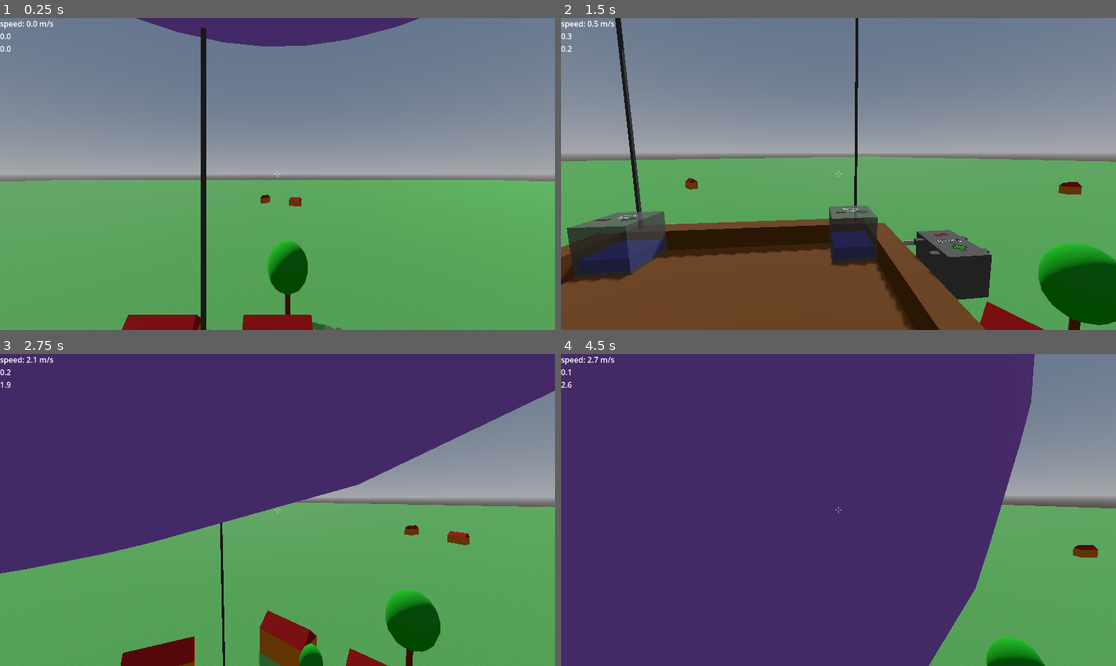
Above: before the commit, frames 1-4 (two rows, left to right).
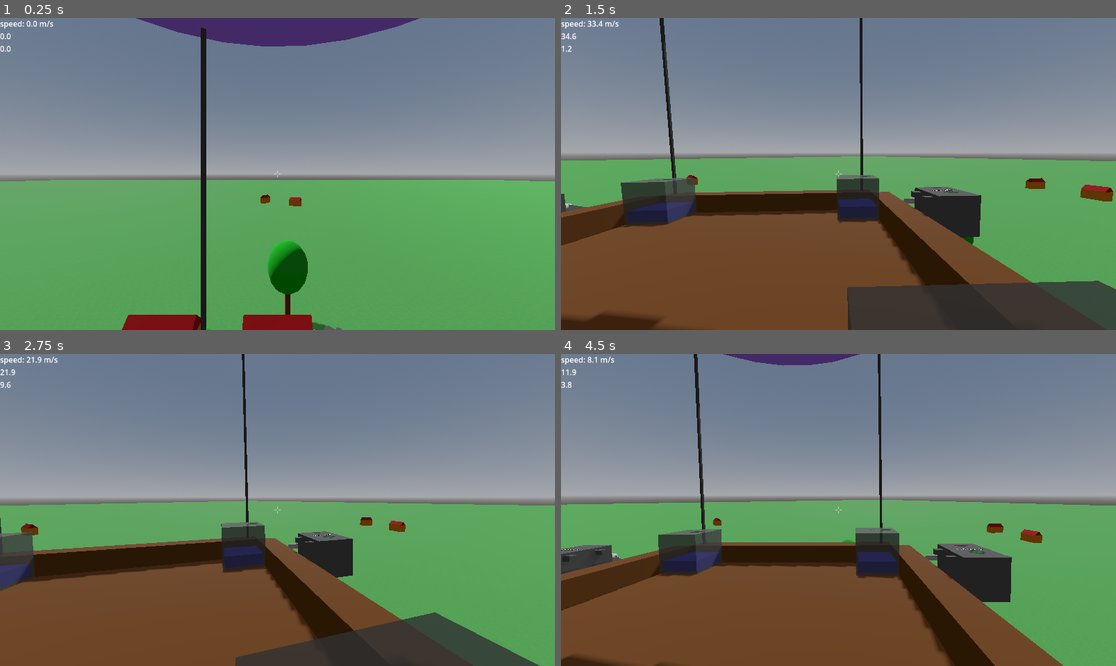
Above: after the commit, the same moments.

Repository: jmdejong/airships
Game: Godot game, scene res://scenes/world.tscn
The game is run twice, just before and just after one commit, with the same random seed, the same clock (stepped at 60 frames per second) and the same inputs.
Inputs (mouse positions are in pixels of both pictures, inside the frame that each line leads up to):
- Up to frame 1 (0.25 s): no input
- Up to frame 2 (1.5 s): move the mouse to (960, 158) at 0.52 s; hold D (right) 0.53-1.28 s; hold Shift (sprint) 0.53-1.28 s; click (960, 158) at 0.67 s; tap G (toggle_gravity) at 0.8, 1.35 s; move the mouse to (810, 174) at 1.27 s; hold Space (up) from 1.28 s (still down)
- Up to frame 3 (2.75 s): keep holding Space (up); tap Shift (sprint) at 1.55 s; move the mouse to (288, 503) at 2.02 s; click (288, 503) at 2.1 s; tap G (toggle_gravity) at 2.3 s
- Up to frame 4 (4.5 s): keep holding Space (up); move the mouse to (832, 516) at 2.77 s; tap Mouse wheel down (rotate_left) at 2.85 s; click (832, 516) at 2.92 s; tap Shift (sprint) at 3.05, 4.35 s; move the mouse to (877, 513) at 3.52 s; tap Mouse wheel up (rotate_right) at 3.6 s; tap G (toggle_gravity) at 3.8 s; move the mouse to (794, 506) at 4.27 s

The runs differ from the first frame. In frame 2, 29% of the frame differs, in the area x 0-100%, y 0-100%; in frame 3, 76%; in frame 4, 82%.

Commit message:
switch to jolt; player bodies interact with airships again; cannons recoil

Diff:
--- a/code/airship.gd
+++ b/code/airship.gd
@@ -27,7 +27,7 @@
 	self.forces = $Components.forces()
 	self.drag_area_coefficient = pow(self.displaced_volume, 2.0/3.0) * 2.0
 	set_shapes()
-	prints("m:", mass, "v", displaced_volume, "d", self.drag_area_coefficient)
+	#prints("m:", mass, "v", displaced_volume, "d", self.drag_area_coefficient)
 	$CenterOfMassMarker.position = center_of_mass
 	$CenterOfVolumeMarker.position = center_of_volume
 
--- a/code/components/cannon.gd
+++ b/code/components/cannon.gd
@@ -1,6 +1,6 @@
 extends BaseComponent
 
-var fire_force: float = 100
+var fire_force: float = 3000
 
 func mass() -> float:
 	return 500
@@ -12,6 +12,7 @@
 	projectile.linear_velocity = ship.linear_velocity
 	var direction: Vector3 = (%Muzzle.global_position - %Chamber.global_position).normalized()
 	var impulse: Vector3 = direction * fire_force
+	ship.add_sibling(projectile)
 	projectile.apply_central_impulse(impulse)
-	ship.apply_impulse(-impulse, $Muzzle.global_position)
-	ship.add_sibling(projectile)
+	#prints("z", ship.to_local($Muzzle.global_position))
+	ship.apply_impulse(-impulse, $Muzzle.global_position - ship.global_position)
--- a/code/player.gd
+++ b/code/player.gd
@@ -6,11 +6,12 @@
 const jump_speed: float = 4
 const walk_force: float = 1000
 
-var gravity_enabled: bool = true
+var move_fly: bool = false
 var mouse_motion: Vector2 = Vector2.ZERO
 var used_platform: RigidBody3D = null
 var platform_movement: Vector3 = Vector3.ZERO
 var last_since_floor: float = 0
+var was_on_ground := false
 const last_since_floor_max: float = 5
 
 enum MouseMode {Unfocused, Play, Select, Build, Remove}
@@ -55,10 +56,12 @@
 		mouse_motion = Vector2.ZERO
 
 	var is_on_ground: bool = false#%GroundCheck.get_collision_count() > 0
+	var contact_point = null
 	for i in state.get_contact_count():
 		if state.get_contact_local_normal(i).y > 0.7:# and state.get_contact_local_position(i).y < 0.2:
 			is_on_ground = true
 			var o: Node3D = state.get_contact_collider_object(i)
+			contact_point = state.get_contact_collider_position(i)
 			if o is RigidBody3D:
 				used_platform = o
 				platform_movement = o.linear_velocity
@@ -70,39 +73,38 @@
 	if used_platform != null:
 		floor_movement = platform_movement * (last_since_floor_max - last_since_floor) / last_since_floor_max
 	var input_movement: Vector2 = Input.get_vector("left", "right", "forwards", "backwards")
-	var s: float = speed
-	if Input.is_action_pressed("sprint"):
-		s *= sprint_multiplier
-	var movement: Vector3 = (Vector3(input_movement.x, 0, input_movement.y) * s).rotated(Vector3(0, 1, 0), rotation.y)
+	var movement: Vector3 = (Vector3(input_movement.x, 0, input_movement.y) * speed) \
+		.rotated(Vector3(0, 1, 0), rotation.y)
+
 	var desired_velocity: Vector3 = floor_movement + movement
 	var deltav: Vector3 = desired_velocity - linear_velocity
-	deltav.y = 0
-	if is_on_ground:
-		var force: Vector3 = deltav * mass * 10
-		#linear_velocity.x = desired_velocity.x
-		#linear_velocity.z = desired_velocity.z
-		apply_central_force(force)
+	if move_fly:
+		desired_velocity.y = Input.get_axis("down", "up") * speed
+		if Input.is_action_pressed("sprint"):
+			desired_velocity *= sprint_multiplier
+		linear_velocity = desired_velocity
 	else:
-		apply_central_force(deltav * mass)
+		deltav.y = 0
+		if is_on_ground:
+			var force: Vector3 = deltav * mass * 10
+			apply_force(force, contact_point - global_position)
+			if used_platform != null:
+				used_platform.apply_force(-force, contact_point - used_platform.global_position)
+			if Input.is_action_pressed("up") and was_on_ground:
+				var jump_strength: Vector3 = Vector3(0, 200, 0)
+				apply_impulse(jump_strength, contact_point - global_position)
+				if used_platform != null:
+					used_platform.apply_impulse(-jump_strength, contact_point - used_platform.global_position)
+			was_on_ground = true
+		else:
+			was_on_ground = false
+			apply_central_force(deltav * mass * 0.5)
 
 	%Info.text = "speed: %1.1f m/s\n%1.1f\n%1.1f" % [
 		Vector2(linear_velocity.x, linear_velocity.z).length(),
 		Vector2(desired_velocity.x, desired_velocity.z).length(),
 		Vector2(deltav.x, deltav.z).length()
 	]
-	#if gravity_enabled:
-	#else:
-	#movement.y = s * (float(Input.is_action_pressed("up")) - float(Input.is_action_pressed("down")))
-	if Input.is_action_pressed("up"):
-		linear_velocity.y = jump_speed
-		if Input.is_action_pressed("sprint"):
-			linear_velocity.y *= sprint_multiplier
-	#if input_movement != Vector2.ZERO:
-		#apply_central_force(movement * mass)
-		#linear_velocity.x = movement.x
-		#linear_velocity.z = movement.z
-	#linear_velocity = movement.rotated(Vector3(0, 1, 0), rotation.y)
-	#move_and_slide()
 
 	try_interact()
 	if mouse_mode == MouseMode.Build:
@@ -116,8 +118,8 @@
 		mouse_motion += event.relative
 
 	if Input.is_action_just_pressed("toggle_gravity"):
-		gravity_enabled = !gravity_enabled
-		gravity_scale = float(gravity_enabled)
+		move_fly = !move_fly
+		gravity_scale = float(!move_fly)
 
 	if Input.is_action_just_pressed("toggle_build"):
 		if mouse_mode == MouseMode.Select:
--- a/project.godot
+++ b/project.godot
@@ -107,6 +107,10 @@
 3d_physics/layer_7="BuildAttach"
 3d_physics/layer_8="clickable"
 
+[physics]
+
+3d/physics_engine="Jolt Physics"
+
 [rendering]
 
 renderer/rendering_method="gl_compatibility"
--- a/scenes/airship.tscn
+++ b/scenes/airship.tscn
@@ -13,7 +13,8 @@
 mass = 0.001
 center_of_mass_mode = 1
 linear_damp_mode = 1
-angular_damp = 5.0
+angular_damp_mode = 1
+angular_damp = 1.0
 script = ExtResource("1_81adk")
 
 [node name="Components" parent="." instance=ExtResource("9_17pty")]
--- a/scenes/cannonball.tscn
+++ b/scenes/cannonball.tscn
@@ -13,7 +13,8 @@
 metallic_specular = 1.0
 
 [node name="CannonBall" type="RigidBody3D"]
-mass = 10.0
+mass = 15.0
+linear_damp_mode = 1
 
 [node name="CollisionShape3D" type="CollisionShape3D" parent="."]
 shape = SubResource("SphereShape3D_srq8n")
--- a/scenes/player.tscn
+++ b/scenes/player.tscn
@@ -1,9 +1,11 @@
-[gd_scene load_steps=9 format=3 uid="uid://xt6mcv6w5ri5"]
+[gd_scene load_steps=10 format=3 uid="uid://xt6mcv6w5ri5"]
 
 [ext_resource type="Script" uid="uid://pwyriqsixxyi" path="res://code/player.gd" id="1_3vyb7"]
 [ext_resource type="Script" uid="uid://bnmp0q34upwxe" path="res://code/build.gd" id="2_dqkch"]
 [ext_resource type="PackedScene" uid="uid://yrqwva1k2mo1" path="res://scenes/build_tab.tscn" id="3_dqkch"]
 [ext_resource type="Texture2D" uid="uid://dtiu5fu6b3v3b" path="res://textures/ui/crosshair.png" id="3_qhqgy"]
+
+[sub_resource type="PhysicsMaterial" id="PhysicsMaterial_dqkch"]
 
 [sub_resource type="CapsuleShape3D" id="CapsuleShape3D_dqkch"]
 radius = 0.3
@@ -21,12 +23,13 @@
 radius = 0.2
 
 [node name="Player" type="RigidBody3D"]
-collision_layer = 2
+collision_layer = 3
 collision_mask = 7
 axis_lock_angular_x = true
 axis_lock_angular_y = true
 axis_lock_angular_z = true
 mass = 70.0
+physics_material_override = SubResource("PhysicsMaterial_dqkch")
 can_sleep = false
 contact_monitor = true
 max_contacts_reported = 15
--- a/scenes/world.tscn
+++ b/scenes/world.tscn
@@ -32,6 +32,8 @@
 
 [node name="StarterShip" parent="." instance=ExtResource("2_4wyf3")]
 transform = Transform3D(0.5, 0, 0.866025, 0, 1, 0, -0.866025, 0, 0.5, 0, 24, 0)
+angular_damp_mode = 0
+angular_damp = 5.0
 
 [node name="Player" parent="." instance=ExtResource("2_rwgxs")]
 transform = Transform3D(-5.96046e-08, 0, 1, 0, 1, 0, -1, 0, -5.96046e-08, 0, 27, 0)
